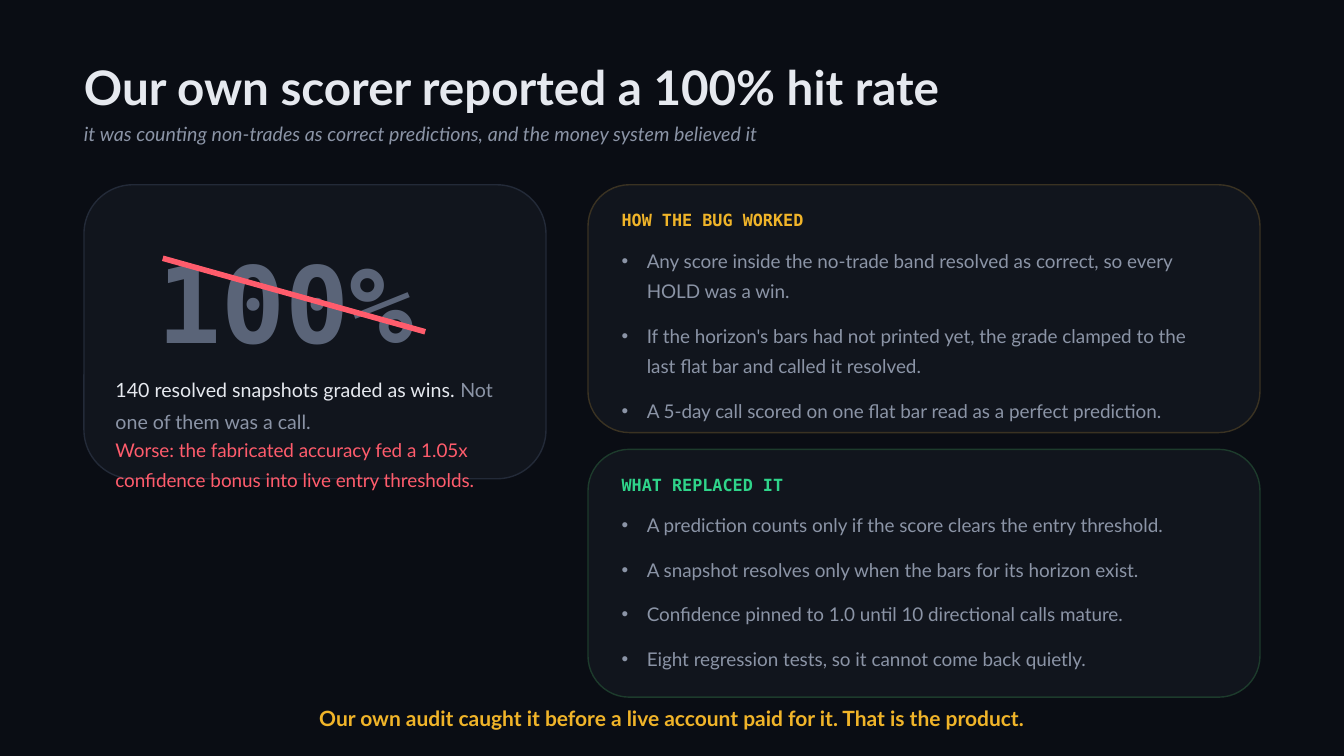
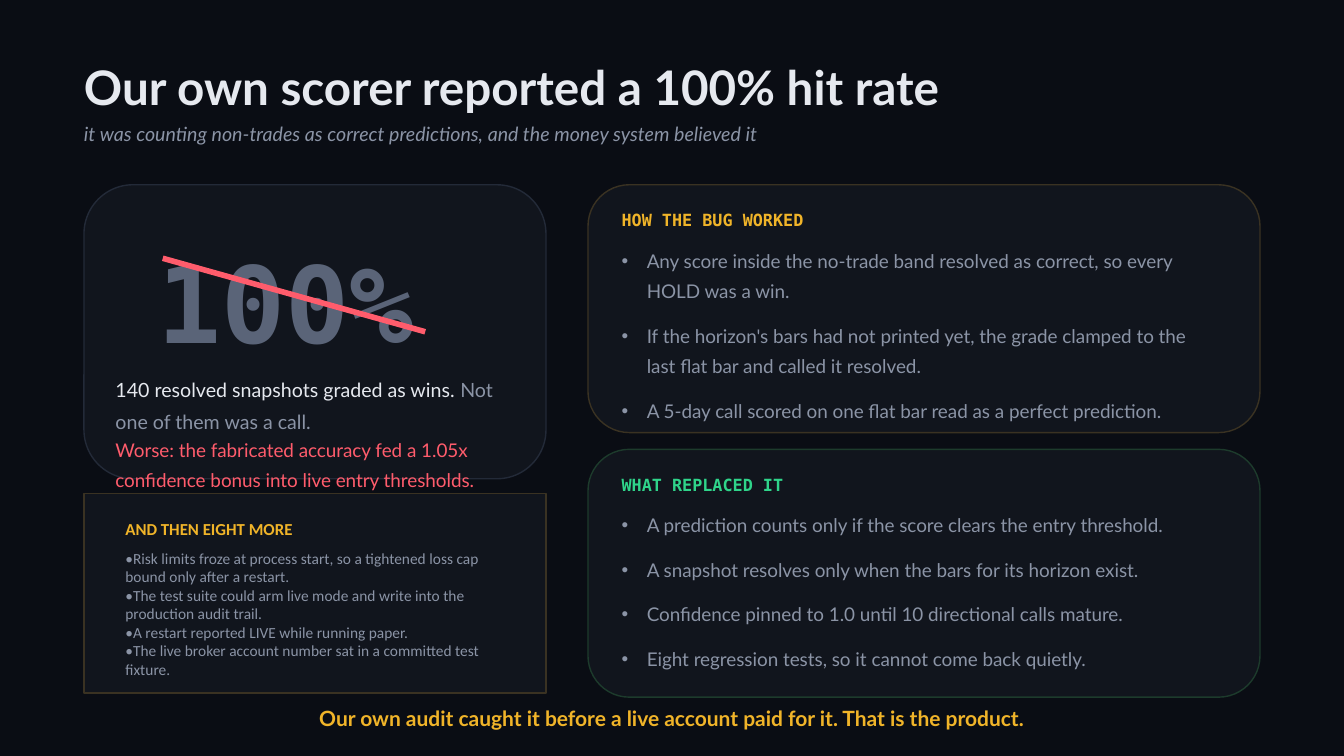
Before and after one commit to zhaider5142009-oss/kairos, a slide deck: slide 7 of docs/investors/KAIROS_Investor_Deck.pptx. Drawn at 1344x756 pixels with LibreOffice and Linux fonts; fonts in the diff are those of the drawing. Boxes give left, top, right and bottom in pixels: in the first picture for what was removed or moved away, otherwise in the second. Text is boxed around its words. In the diff, an @@ line names an element or a change of style, - is before the commit and + after.

```diff
--- a/docs/investors/KAIROS_Investor_Deck.pptx
+++ b/docs/investors/KAIROS_Investor_Deck.pptx
@@ rectangle added at box(84, 494, 545, 694), fill #11151D, outline #3A3222 1 pt @@
@@ text added at box(125, 524, 293, 535), 12 pt, text #F0B429, bold @@
+AND THEN EIGHT MORE
@@ text added at box(125, 553, 479, 675), 11 pt, text #8B94A6 @@
+•Risk limits froze at process start, so a tightened loss cap bound only after a restart.
+•The test suite could arm live mode and write into the production audit trail.
+•A restart reported LIVE while running paper.
+•The live broker account number sat in a committed test fixture.
```
Also in this commit, not shown: 3 other files.
